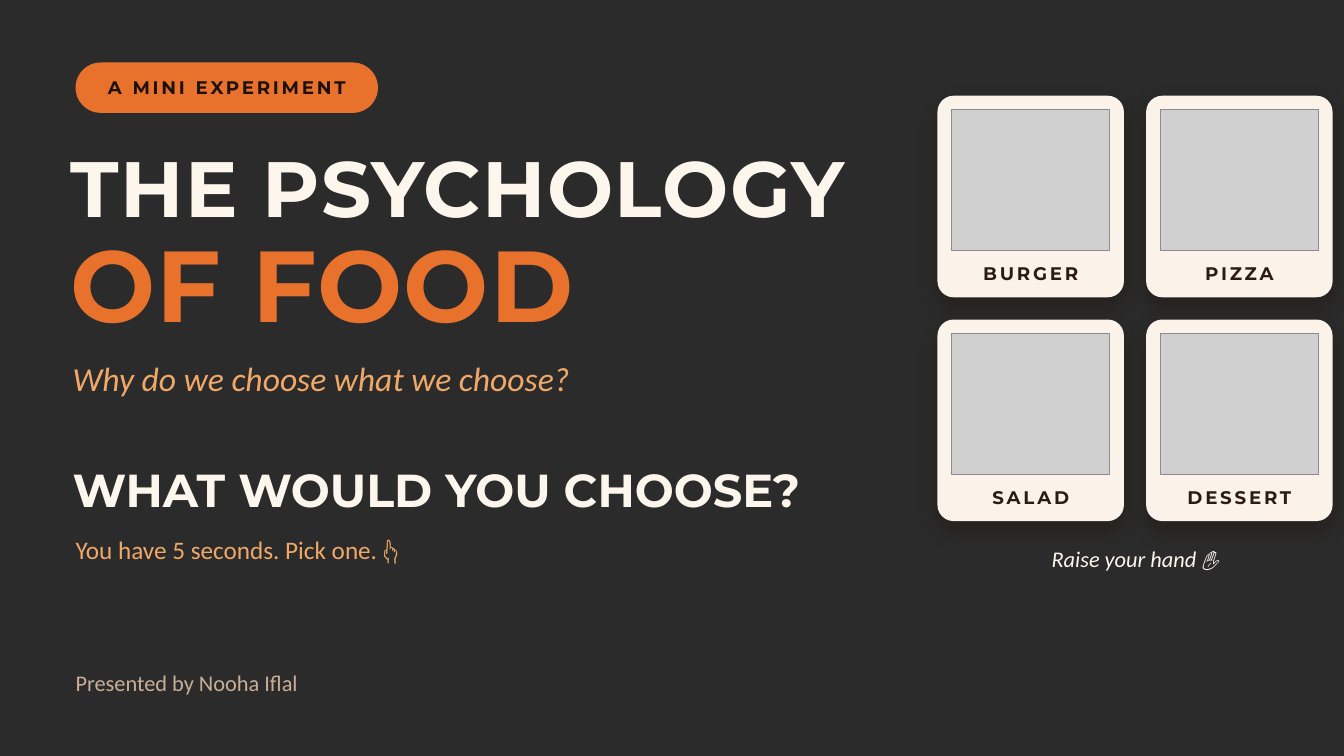
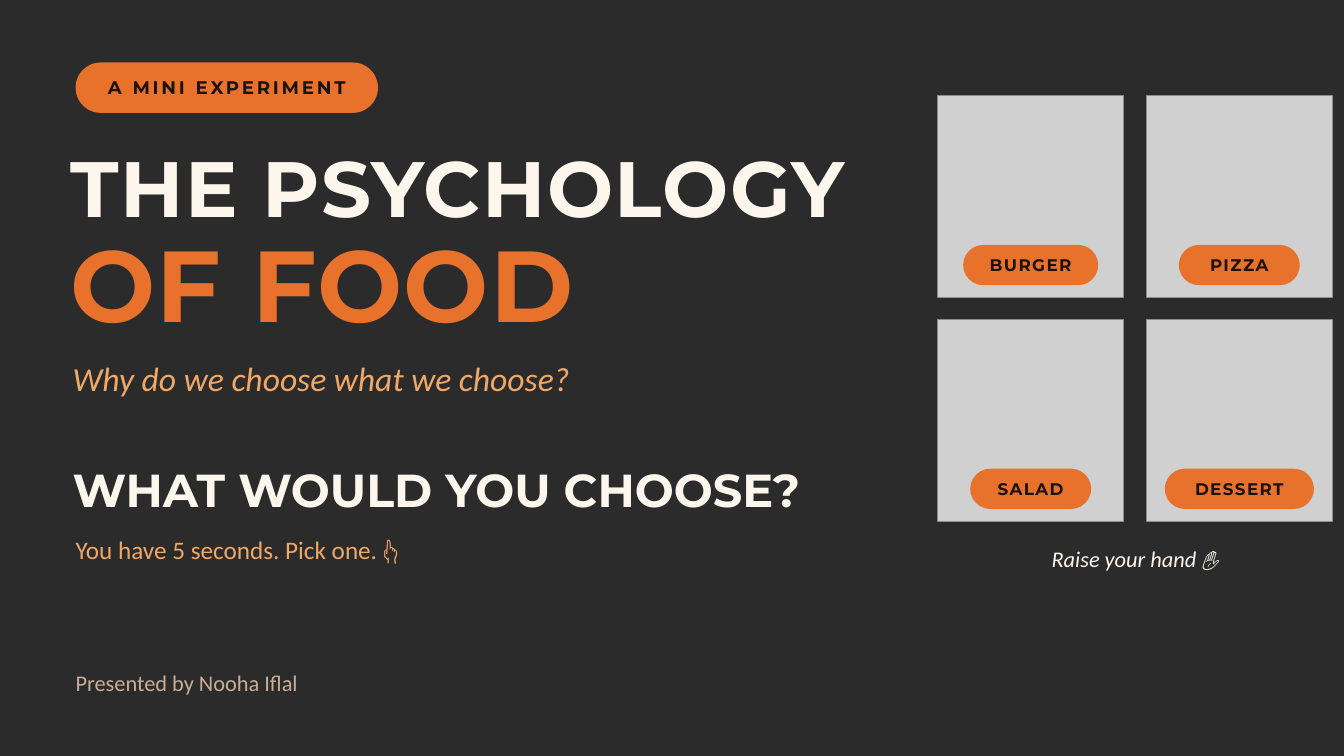
Before and after one commit to yoosuf0806/Wristworkswebsite, a slide deck: slide 1 of presentation/Psychology_of_Food.pptx. Drawn at 1344x756 pixels with LibreOffice and Linux fonts; fonts in the diff are those of the drawing; grey boxes stand for pictures; background and template pictures are left out; a plain dark background stands for a picture behind light text. Boxes give left, top, right and bottom in pixels: in the first picture for what was removed or moved away, otherwise in the second. Text is boxed around its words. In the diff, an @@ line names an element or a change of style, - is before the commit and + after.

```diff
--- a/presentation/Psychology_of_Food.pptx
+++ b/presentation/Psychology_of_Food.pptx
@@ picture: place and size @@
-picture at (952,110,1110,251)
+picture at (938,96,1124,297)
@@ rounded rectangle removed at (938,96,1124,297) @@
@@ picture: place and size @@
-picture at (1160,110,1319,251)
+picture at (1146,96,1333,297)
@@ rounded rectangle removed at (1146,96,1333,297) @@
@@ text "BURGER": place and size @@
-text "BURGER" at (983,267,1078,281)
+text "BURGER" at (990,259,1072,271)
@@ rounded rectangle added at (963,245,1098,285), fill #E8722C @@
@@ text "PIZZA": place and size @@
-text "PIZZA" at (1205,267,1274,280)
+text "PIZZA" at (1210,259,1268,271)
@@ rounded rectangle added at (1180,245,1301,285), fill #E8722C @@
@@ picture: place and size @@
-picture at (952,334,1110,475)
+picture at (938,320,1124,521)
@@ rounded rectangle removed at (938,320,1124,521) @@
@@ picture: place and size @@
-picture at (1160,334,1319,475)
+picture at (1146,320,1333,521)
@@ rounded rectangle removed at (1146,320,1333,521) @@
@@ size 13 to 12 pt, text colour #2B1B14 to #1C1109, letter spacing 2 to 1 pt in 4 elements at (1195,483,1284,495), (990,259,1072,271), (1210,259,1268,271), (998,483,1064,495) @@
@@ text "SALAD": place and size @@
-text "SALAD" at (992,491,1069,505)
+text "SALAD" at (998,483,1064,495)
@@ rounded rectangle added at (970,469,1091,509), fill #E8722C @@
@@ text "DESSERT": place and size @@
-text "DESSERT" at (1187,491,1291,505)
+text "DESSERT" at (1195,483,1284,495)
@@ rounded rectangle added at (1165,469,1314,509), fill #E8722C @@
```
Also in this commit, not shown: 4 other slides changed, 24 other files.
